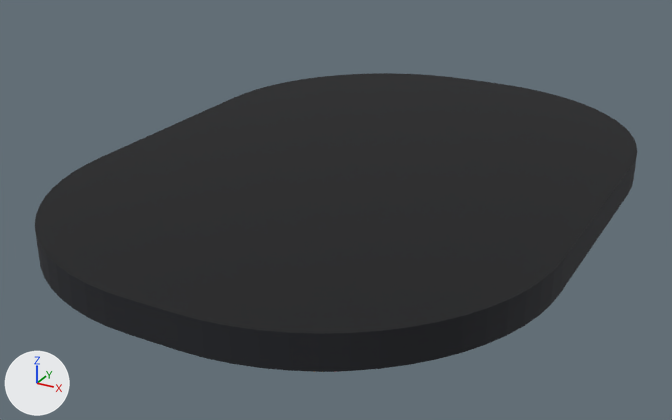
An edit to the OBJ model Assets/Resources/Models/arena.obj, drawn before and after from the same camera.
One viewpoint serves both versions: a 50 mm camera at (73.7, -117.4, 85.2) aimed at (-4.3, 24.4, 14.3). The axes (+X, +Y, +Z) are drawn at lower left. The lights are the same throughout. The older version comes first. Where no turn or scale is listed for an object, it has been applied to the vertices. Vertices at exactly the same position are counted once.

Objects in the first picture: 'arena'.
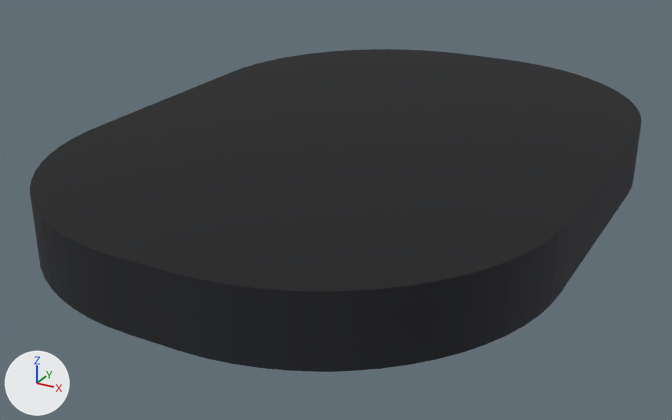
Pixel boxes [x1, y1, x2, y2] of what changed, in the pictures (672 x 420 px):
```json
{"object": "arena", "change": "reshaped", "before": [35, 73, 637, 372], "after": [30, 49, 641, 372], "on screen": "8% taller"}
```

The change, as JSON lines over the scene's bpy script:
```json
{"block": "me_arena", "where": "# used by ob_arena; location = (0.0, 0.0, 0.0)"}
{"op": "remove", "block": "me_arena", "code": "me_arena.from_pydata(...)  # 10317 vertices, 20164 faces; spans x -44.2..44.2, y -34.5..88.8, z 0.0..24.0"}
{"op": "add", "block": "me_arena", "code": "me_arena.from_pydata(...)  # 10317 vertices, 20164 faces; spans x -44.2..44.2, y -34.5..88.8, z 0.0..30.0"}
{"block": "me_arena", "change": "me_arena part 1: all 141 vertices in x -44.2..44.2, y -34.5..88.8, z 24.0 are moved by (0.0, 0.0, 6.0)"}
```
